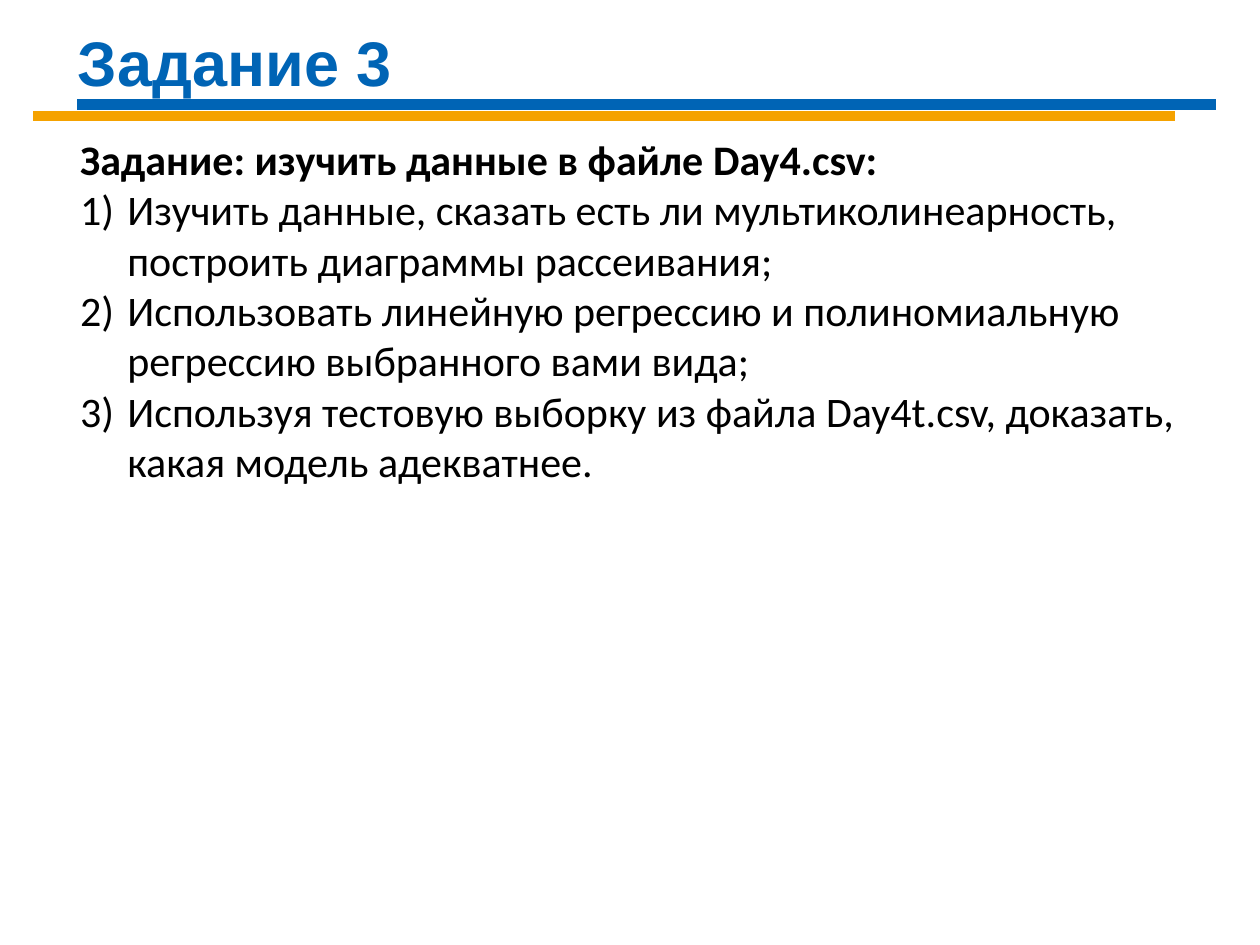
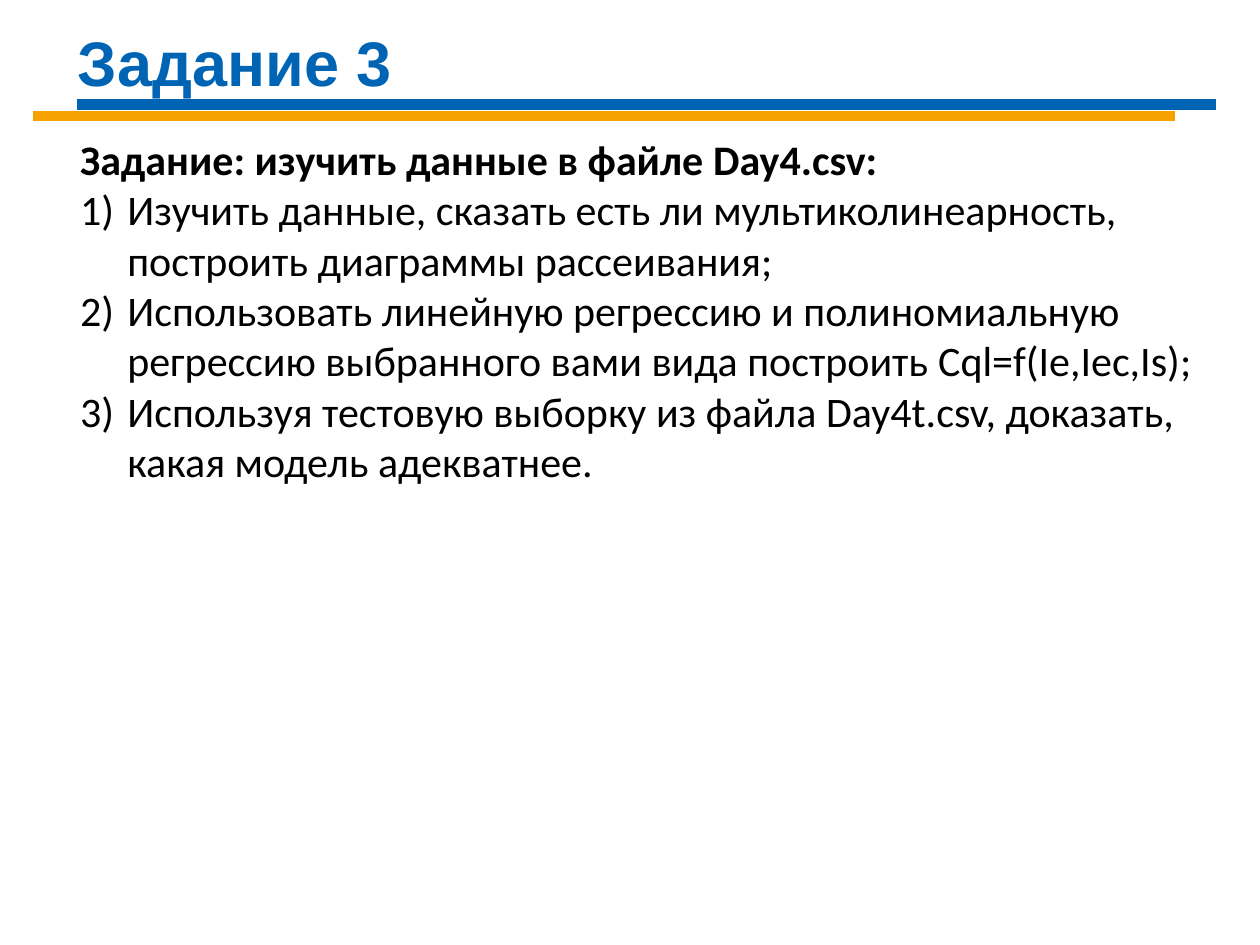
Before and after one commit to Demolis/Infopulse, a slide deck: slide 5 of DS_Sat_2020/DS-Day-04 R.pptx. Drawn at 1260x945 pixels with LibreOffice and Linux fonts; fonts in the diff are those of the drawing. Boxes give left, top, right and bottom in pixels: in the first picture for what was removed or moved away, otherwise in the second. Text is boxed around its words. In the diff, an @@ line names an element or a change of style, - is before the commit and + after.

```diff
--- a/DS_Sat_2020/DS-Day-04 R.pptx
+++ b/DS_Sat_2020/DS-Day-04 R.pptx
@@ text at (127, 297, 1191, 383): text changed @@
-2) Использовать линейную регрессию и полиномиальную регрессию выбранного вами вида;
+2) Использовать линейную регрессию и полиномиальную регрессию выбранного вами вида построить Cql=f(Ie,Iec,Is);
```
Also in this commit, not shown: 1 other file.
